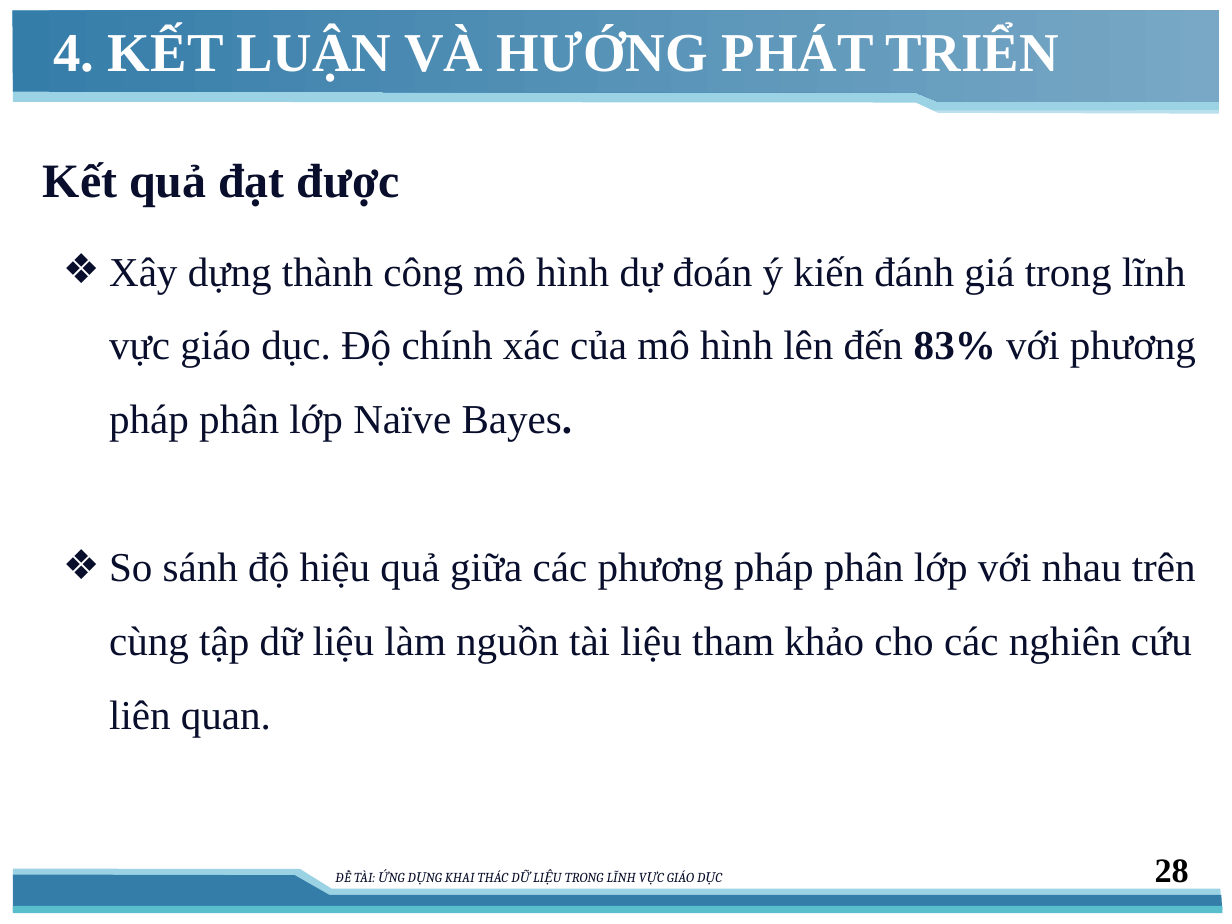
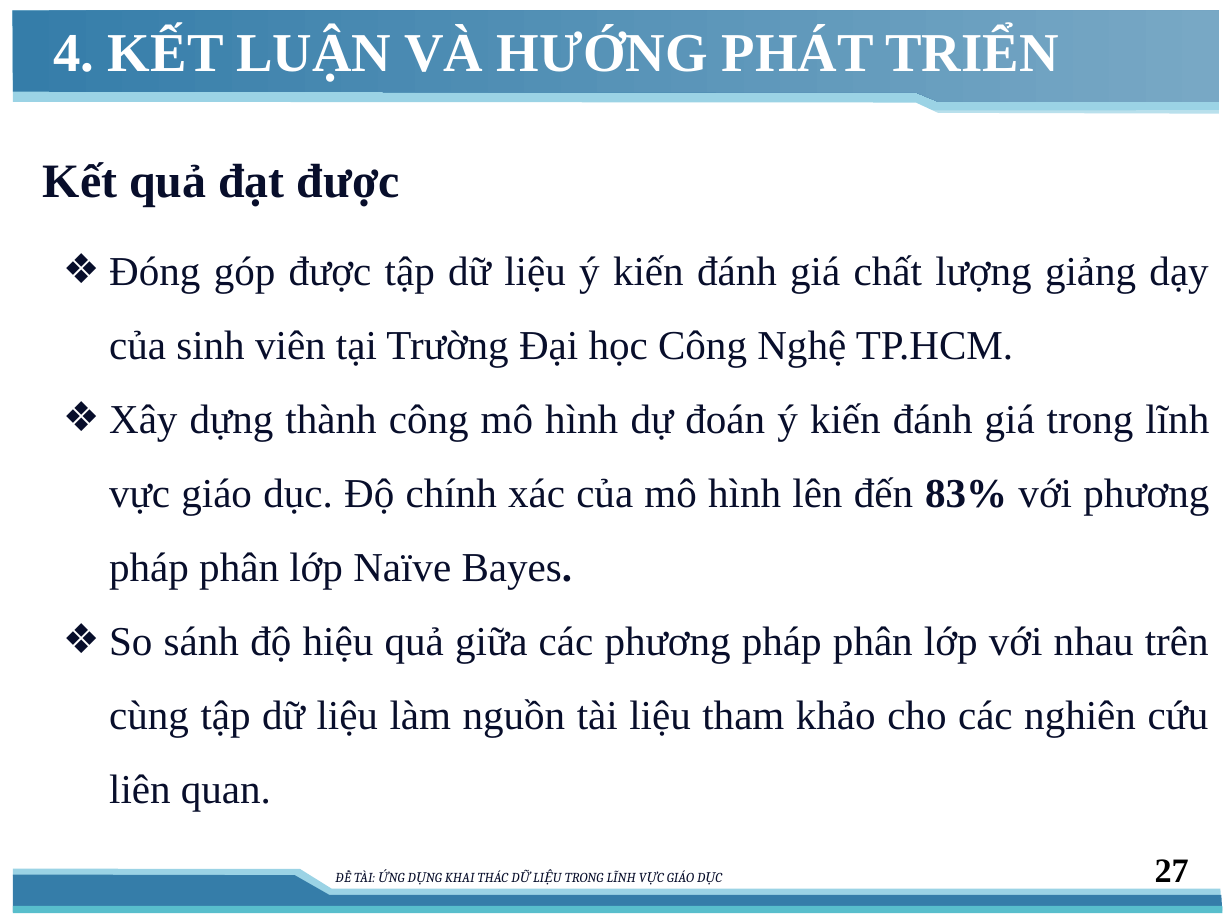
Before and after one commit to vominhquan1995/NLP, a slide deck: slide 27 of Document/16_01/ThuyetTrinh.pptx (slide 28 before the commit). Drawn at 1232x924 pixels with LibreOffice and Linux fonts; fonts in the diff are those of the drawing. Boxes give left, top, right and bottom in pixels: in the first picture for what was removed or moved away, otherwise in the second. Text is boxed around its words. In the diff, an @@ line names an element or a change of style, - is before the commit and + after.

```diff
--- a/Document/16_01/ThuyetTrinh.pptx
+++ b/Document/16_01/ThuyetTrinh.pptx
@@ text at [109, 255, 1208, 367]: paragraph added @@
+❖ Đóng góp được tập dữ liệu ý kiến đánh giá chất lượng giảng dạy của sinh viên tại Trường Đại học Công Nghệ TP.HCM.
@@ text at [109, 403, 1209, 811]: alignment left to justified @@
@@ page number at [1155, 859, 1189, 882]: text changed @@
-28
+27
```
Also in this commit, not shown: 13 other slides changed, 2 slides removed.
